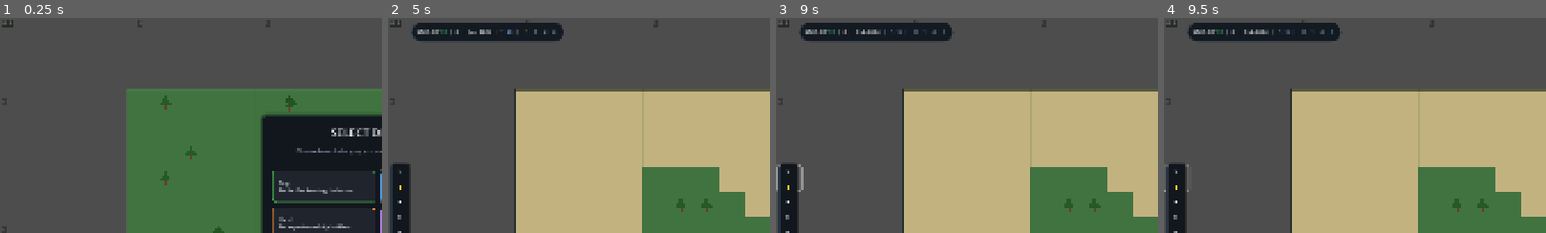
Above: before the commit, frames 1-4 (left to right).
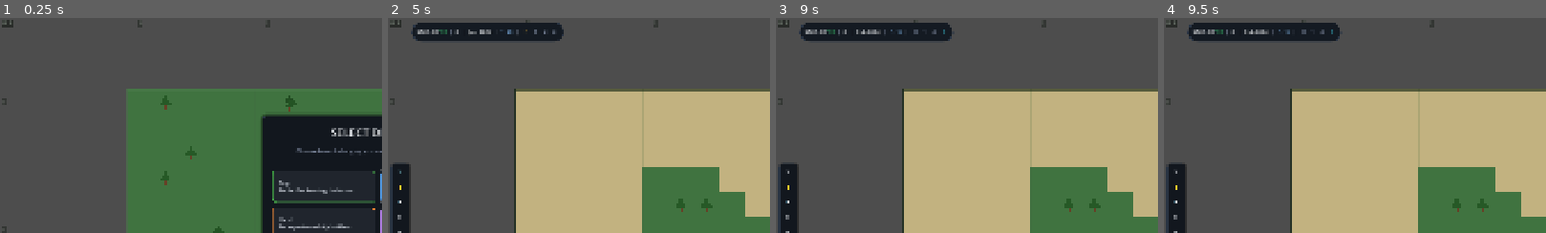
Above: after the commit, the same moments.

Repository: oudsteyn/silicon-springs
Game: Godot game, scene res://scenes/main.tscn
Same seed, same stepped clock (60 frames per second), same inputs: the game is played once before the commit and once after it.
Inputs:
- Up to frame 1 (0.25 s): no input
- Up to frame 2 (5 s): click "Easy Perfect for learning the…" at 0.5 s; click "Easy Perfect for learning the…" at 1.25 s; click "Normal Balanced challenge for…" at 2 s; click "Normal Balanced challenge for…" at 2.75 s; click "Start Game" at 3.5 s; click "Start Game" at 4.25 s
- Up to frame 3 (9 s): click ">" at 5 s; click "1" at 5.75 s; click "||" at 6.5 s; click "2" at 7.25 s; click "3" at 8 s; click "↖" at 8.75 s
- Up to frame 4 (9.5 s): no input
The pictures show only the part of the screen within x 0-50%, y 0-50%; the shares and areas given below are measured in that part.

Frames 1-2 are identical in both runs. In frame 3, 0.2% of the frame differs, in the area x 0-8%, y 68-81%; in frame 4, less than 0.1%.

Commit message:
Fix terrain rendering on camera move and tooltip visibility over modals
- Add _process() to TerrainRenderer to detect camera movement and trigger
  redraws when viewport changes
- Register InfoPanel with UIManager as modal when opened to hide tooltips
- Add "info" to modal panels list in UIManager
- Fix tooltip not hiding immediately when modal opens (alpha wasn't being
  reset before early return)
- Fix String + int error in NotificationBridge when severity is numeric

Co-Authored-By: Claude Opus 4.5 <noreply@anthropic.com>

Diff:
--- a/src/autoloads/notification_bridge.gd
+++ b/src/autoloads/notification_bridge.gd
@@ -154,7 +154,9 @@
 	if not template:
 		# Unknown event type - use generic based on severity in data
 		var severity = data.get("severity", "info")
-		template = EVENT_MESSAGES.get("generic_" + severity, EVENT_MESSAGES["generic_info"])
+		if severity is int:
+			severity = "info"  # Default to info if severity is numeric
+		template = EVENT_MESSAGES.get("generic_" + str(severity), EVENT_MESSAGES["generic_info"])
 		if not data.has("message"):
 			push_warning("NotificationBridge: Unknown event type '%s' with no message" % event_type)
 			return
--- a/src/autoloads/ui_manager.gd
+++ b/src/autoloads/ui_manager.gd
@@ -194,7 +194,7 @@
 	panel_opened.emit(panel_name)
 
 	# Set modal mode for certain panels
-	if panel_name in ["dashboard", "budget", "settings", "save_load", "difficulty", "terrain_editor"]:
+	if panel_name in ["dashboard", "budget", "settings", "save_load", "difficulty", "terrain_editor", "info"]:
 		set_mode(UIMode.MODAL)
 
 
@@ -207,7 +207,7 @@
 	# Exit modal mode if no modals left
 	if current_mode == UIMode.MODAL:
 		var any_modal = false
-		for p in ["dashboard", "budget", "settings", "save_load", "difficulty", "terrain_editor"]:
+		for p in ["dashboard", "budget", "settings", "save_load", "difficulty", "terrain_editor", "info"]:
 			if _open_panels.get(p, false):
 				any_modal = true
 				break
--- a/src/systems/terrain_renderer.gd
+++ b/src/systems/terrain_renderer.gd
@@ -14,6 +14,10 @@
 const CHUNK_SIZE: int = 16  # Render in 16x16 cell chunks
 var dirty_chunks: Dictionary = {}  # Vector2i -> bool (chunk needs redraw)
 var chunk_textures: Dictionary = {}  # Vector2i -> ImageTexture
+
+# Track camera position to detect movement and trigger redraws
+var _last_camera_position: Vector2 = Vector2.ZERO
+var _last_camera_zoom: float = 1.0
 
 # Color palette for elevation levels
 const ELEVATION_COLORS = {
@@ -64,6 +68,21 @@
 
 func set_camera(cam: Camera2D) -> void:
 	camera = cam
+	if camera:
+		_last_camera_position = camera.position
+		_last_camera_zoom = camera.zoom.x
+
+
+func _process(_delta: float) -> void:
+	# Check if camera has moved and trigger redraw
+	if camera:
+		var position_changed = camera.position != _last_camera_position
+		var zoom_changed = camera.zoom.x != _last_camera_zoom
+
+		if position_changed or zoom_changed:
+			_last_camera_position = camera.position
+			_last_camera_zoom = camera.zoom.x
+			queue_redraw()
 
 
 func _mark_all_chunks_dirty() -> void:
--- a/src/ui/grid/cell_info_tooltip.gd
+++ b/src/ui/grid/cell_info_tooltip.gd
@@ -80,10 +80,13 @@
 	if not camera:
 		return
 
-	# Hide tooltip when modal dialogs are open
+	# Hide tooltip immediately when modal dialogs are open
 	if UIManager.is_modal_open():
 		if _is_visible:
 			_hide_tooltip()
+		_alpha = 0.0
+		modulate.a = 0.0
+		visible = false
 		return
 
 	# Handle hover delay
--- a/src/ui/info_panel.gd
+++ b/src/ui/info_panel.gd
@@ -117,6 +117,9 @@
 	_is_visible = true
 	visible = true
 
+	# Register as modal to hide tooltips
+	UIManager.open_panel("info")
+
 	# Cancel any existing animation
 	if _slide_tween and _slide_tween.is_valid():
 		_slide_tween.kill()
@@ -137,6 +140,9 @@
 		return
 
 	_is_visible = false
+
+	# Unregister from modal state
+	UIManager.close_panel("info")
 
 	# Cancel any existing animation
 	if _slide_tween and _slide_tween.is_valid():
